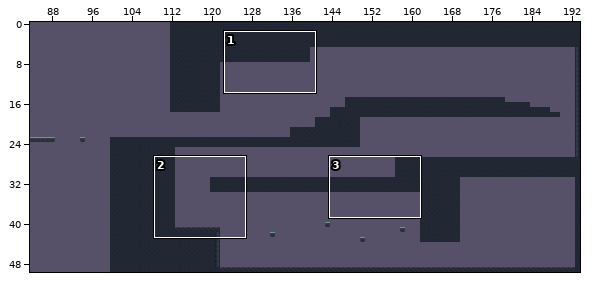
One commit to this Tiled map: assets/platform/map.tmx. Above, an overview of the earlier version with the close-up marked.
Close-up. Before:
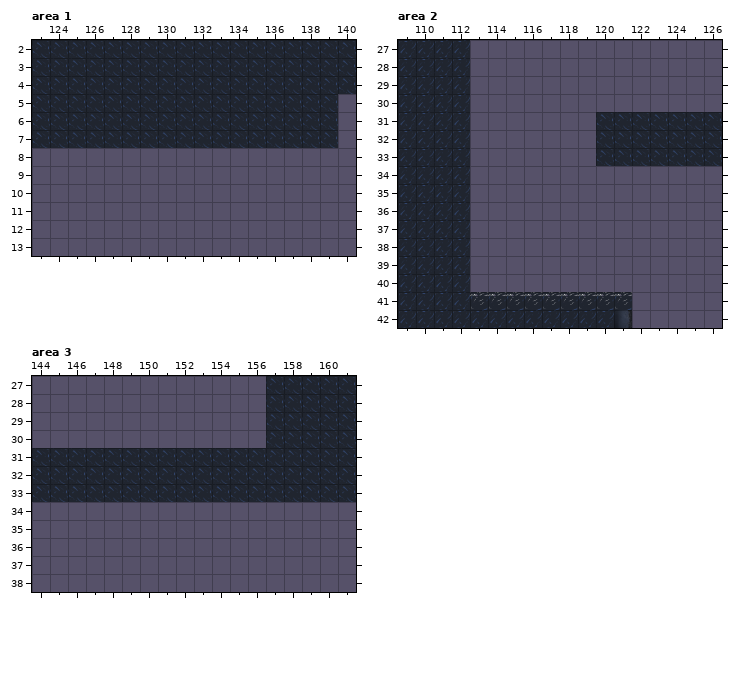
Cells are 32x32 px. Shown: area 1 x 123..140, y 2..13; area 2 x 109..126, y 27..42; area 3 x 144..161, y 27..38. The commit also changed other parts of the map, which this record leaves out.
Once edited:
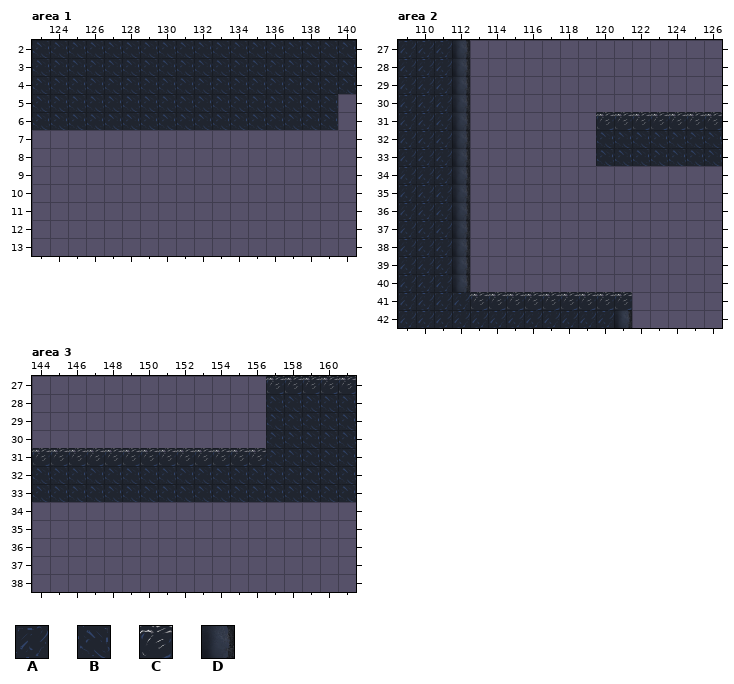
Key: from "platform_tiles": A 0, B 0 turned 90, C 1, D 7.
_ is an empty cell.
Changes in this commit:
Layer "platforms", area 1:
The edit erases tile B in row 7 at x 123 to 139.
Layer "platforms", area 2:
Tile B gives way to tile C in row 31 at x 120 to 126.
Tile A gives way to tile D in rows 27 to 40 at x 112.
Layer "platforms", area 3:
Tile B gives way to tile C in row 27 at x 157 to 161; in row 31 at x 144 to 156.
Pixel boxes of the changes (left, top, right, bottom) in both close-ups:
removed: (32, 130, 338, 148)
changed: (452, 40, 470, 292)
changed: (596, 112, 722, 130)
changed: (266, 376, 356, 394)
changed: (32, 448, 266, 466)
